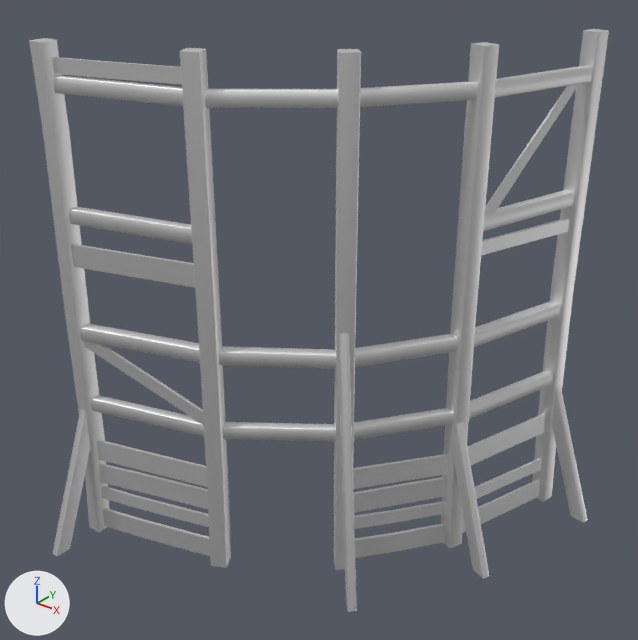
The FBX model Progetto/Assets/Sun_Temple/Content/Meshes/Main/Struct_Reinf_C.fbx, before and after one commit.
Rendered twice from a 50 mm camera at (9.13, -10.28, 7.18) aimed at (0.02, 1.1, 0.12). Arrows for +X, +Y and +Z are at lower left; the lights stay in place. Where no turn or scale is listed for an object, it has been applied to the vertices. Vertices at the same position are counted once.

Script lines for the objects in view, before the commit:
```python
me_mesh = bpy.data.meshes.new('Mesh')
me_mesh.from_pydata(...)  # 664 vertices, 456 faces; spans x -1.86..7.71, y -1.86..6.53, z -0.01..9.56
me_mesh.materials.append(mat_wood_glazed_trim_rotten)  # white #e7e7e7
ob_struct_reinf_c = bpy.data.objects.new('Struct_Reinf_C', me_mesh)
ob_struct_reinf_c.location = (-3.41, -1.54, -4.5)
```
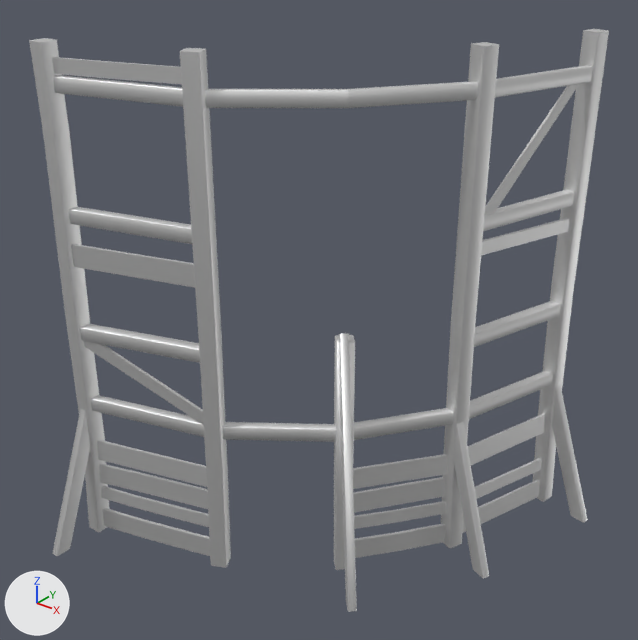
Changed parts and their boxes (x1, y1, x2, y2) in the pictures (638 x 640 px):
part 1 of me_mesh, cut back: before (219, 49, 458, 369); after (335, 335, 355, 344)

The change in detail:
me_mesh is used by ob_struct_reinf_c; location (-3.41, -1.54, -4.5).
me_mesh had 664 vertices, 456 faces and spanned x -1.86..7.71, y -1.86..6.53, z -0.01..9.56.
me_mesh now has 644 vertices, 429 faces and spans x -1.86..7.71, y -1.86..6.53, z -0.01..9.56.
Part 1, on me_mesh:
20 vertices are removed from x 4.24..4.67, y 1.85..2.28, z 4.29..9.56.
29 faces are deleted.
2 new faces join them.
